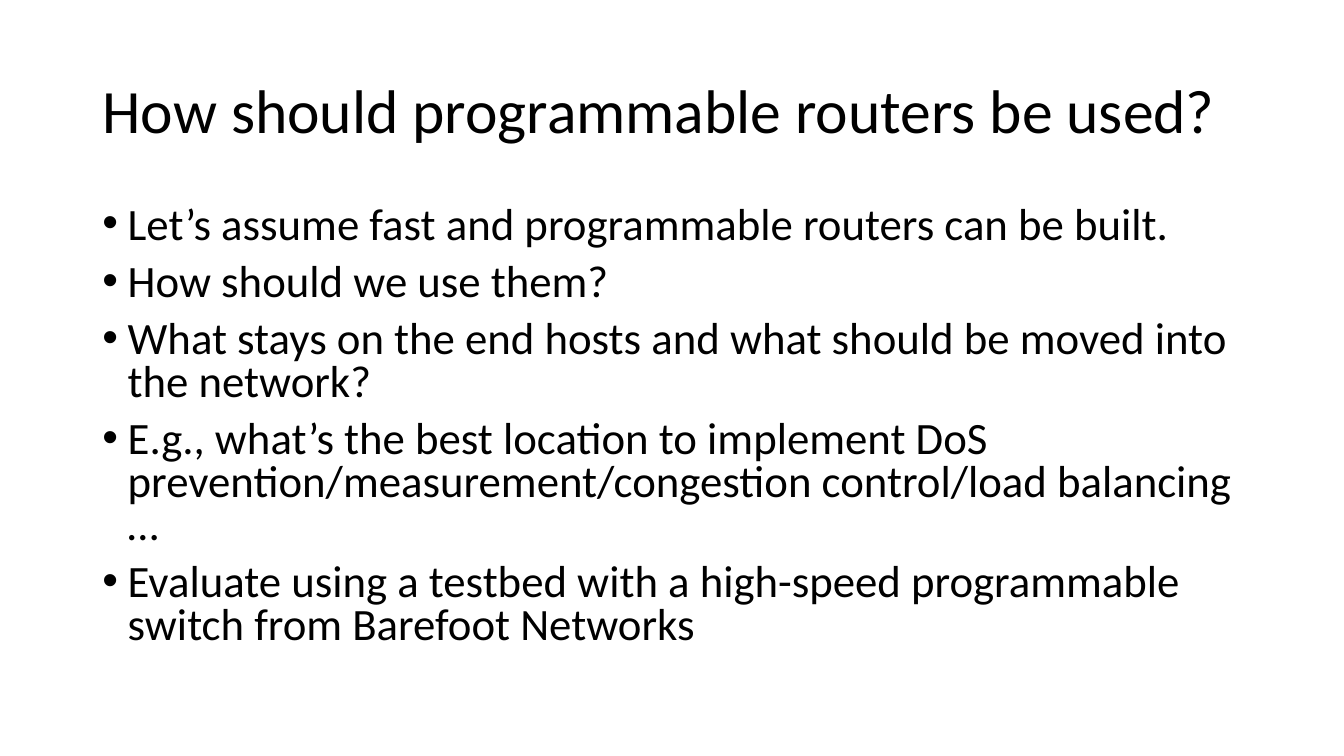
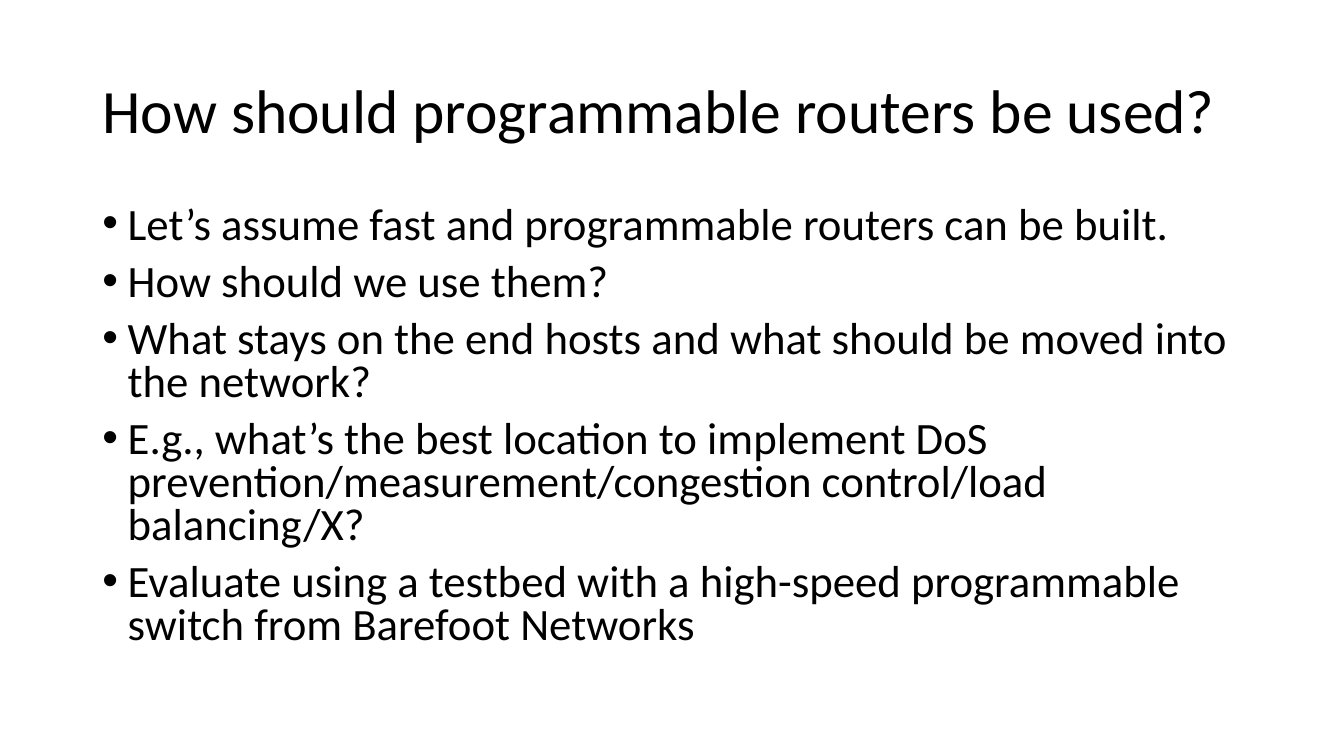
Before and after one commit to anirudhSK/pifo-domino-marple-ppts, a slide deck: slide 9 of nyu_wireless.pptx. Drawn at 1344x756 pixels with LibreOffice and Linux fonts; fonts in the diff are those of the drawing. Boxes give left, top, right and bottom in pixels: in the first picture for what was removed or moved away, otherwise in the second. Text is boxed around its words. In the diff, an @@ line names an element or a change of style, - is before the commit and + after.

```diff
--- a/nyu_wireless.pptx
+++ b/nyu_wireless.pptx
@@ text at bbox=[128, 422, 1047, 548]: text changed @@
-• E.g., what’s the best location to implement DoS prevention/measurement/congestion control/load balancing …
+• E.g., what’s the best location to implement DoS prevention/measurement/congestion control/load balancing/X?
```
Also in this commit, not shown: 2 other slides changed.
